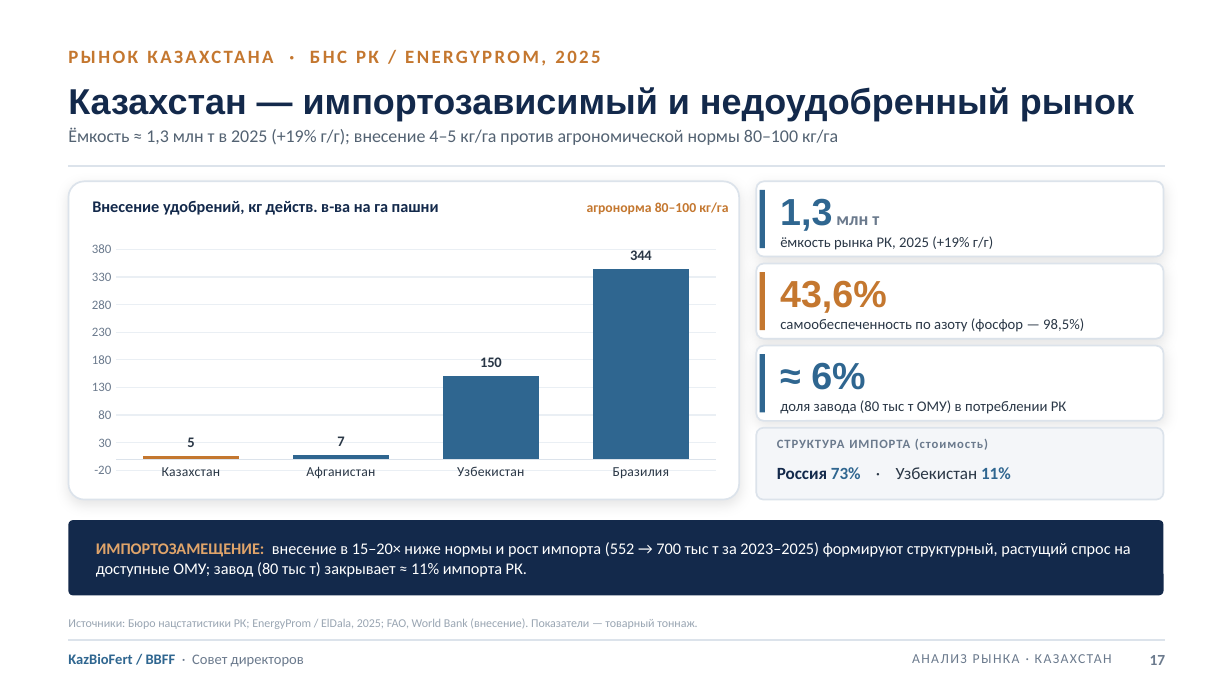
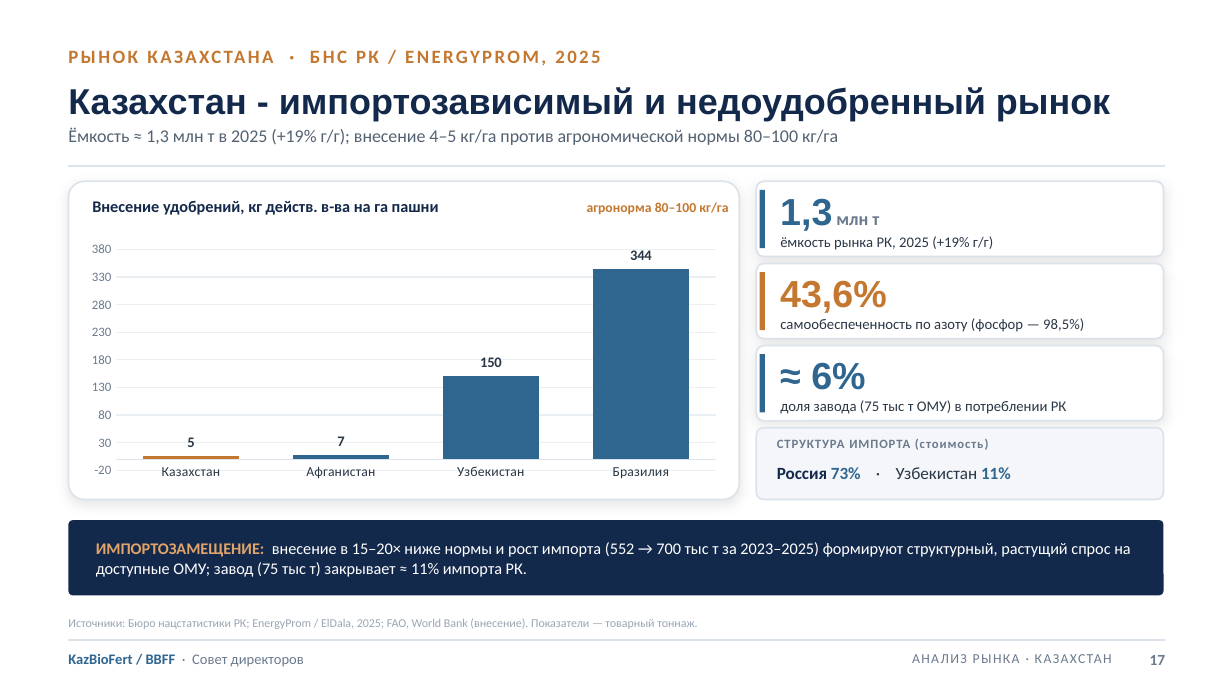
Before and after one commit to aoobakirov/board-presentation, a slide deck: slide 17 of KazBioFert_Board_Presentation_FINAL_20260709.pptx. Drawn at 1232x693 pixels with LibreOffice and Linux fonts; fonts in the diff are those of the drawing. Boxes give left, top, right and bottom in pixels: in the first picture for what was removed or moved away, otherwise in the second. Text is boxed around its words. In the diff, an @@ line names an element or a change of style, - is before the commit and + after.

```diff
--- a/KazBioFert_Board_Presentation_FINAL_20260709.pptx
+++ b/KazBioFert_Board_Presentation_FINAL_20260709.pptx
@@ text at [68, 87, 1110, 121]: text changed @@
-Казахстан — импортозависимый и недоудобренный рынок
+Казахстан - импортозависимый и недоудобренный рынок
@@ text at [780, 400, 1067, 414]: text changed @@
-доля завода (80 тыс т ОМУ) в потреблении РК
+доля завода (75 тыс т ОМУ) в потреблении РК
@@ text at [96, 542, 1130, 577]: text changed @@
-ИМПОРТОЗАМЕЩЕНИЕ: внесение в 15–20× ниже нормы и рост импорта (552 → 700 тыс т за 2023–2025) формируют структурный, растущий спрос на доступные ОМУ; завод (80 тыс т) закрывает ≈ 11% импорта РК.
+ИМПОРТОЗАМЕЩЕНИЕ: внесение в 15–20× ниже нормы и рост импорта (552 → 700 тыс т за 2023–2025) формируют структурный, растущий спрос на доступные ОМУ; завод (75 тыс т) закрывает ≈ 11% импорта РК.
```
Also in this commit, not shown: 12 other slides changed, 3 other files.
